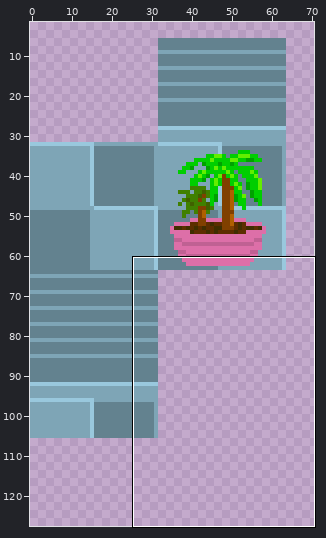
Sprite sheet -- c/img/chipset.png. The first picture is a wide view before the edit; the outline marks the close-up.
Close-up. The starting point:
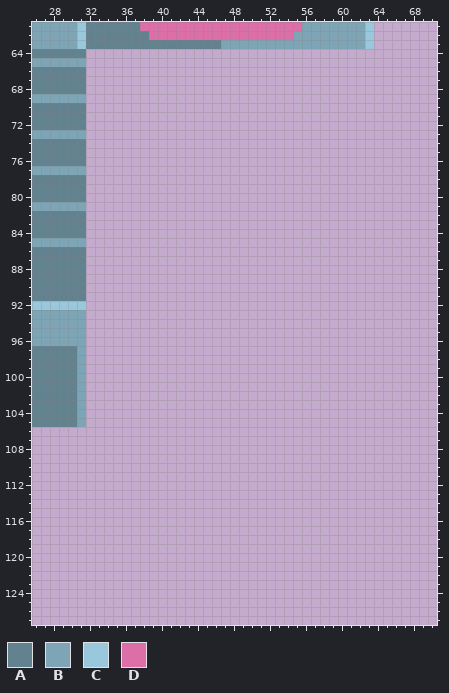
The file is 128x128 pixels. Shown: x 26..70, y 61..127. The wide view leaves out empty margins.
Palette (. is transparent): A #63828f  B #7ea5b6  C #99c8dd  D #dd6fa8
Pixels before (only the part around the change), first column x 26:
 61 BBBBBCAAAAAADDDDDDDDDDDDDDDDDDBBBBBBBC.......
 62 BBBBBCAAAAAAADDDDDDDDDDDDDDDDBBBBBBBBC.......
 63 BBBBBCAAAAAAAAAAAAAAABBBBBBBBBBBBBBBBC.......
 64 AAAAAA.......................................
 65 BBBBBB.......................................
 66 AAAAAA.......................................
 67 AAAAAA.......................................
 68 AAAAAA.......................................
 69 BBBBBB.......................................
 70 AAAAAA.......................................
 71 AAAAAA.......................................
 72 AAAAAA.......................................
 73 BBBBBB.......................................
 74 AAAAAA.......................................
 75 AAAAAA.......................................
 76 AAAAAA.......................................
 77 BBBBBB.......................................
 78 AAAAAA.......................................
 79 AAAAAA.......................................
 80 AAAAAA.......................................
 81 BBBBBB.......................................
 82 AAAAAA.......................................
 83 AAAAAA.......................................
 84 AAAAAA.......................................
 85 BBBBBB.......................................
 86 AAAAAA.......................................
 87 AAAAAA.......................................
 88 AAAAAA.......................................
 89 AAAAAA.......................................
 90 AAAAAA.......................................
 91 AAAAAA.......................................
 92 CCCCCC.......................................
 93 BBBBBB.......................................
 94 BBBBBB.......................................
 95 BBBBBB.......................................
 96 BBBBBB.......................................
 97 AAAAAB.......................................
 98 AAAAAB.......................................
 99 AAAAAB.......................................
100 AAAAAB.......................................
101 AAAAAB.......................................
102 AAAAAB.......................................
103 AAAAAB.......................................
104 AAAAAB.......................................
105 AAAAAB.......................................
106 .............................................
107 .............................................
108 .............................................
109 .............................................
110 .............................................
111 .............................................
112 .............................................
113 .............................................
114 .............................................
115 .............................................
116 .............................................
117 .............................................
118 .............................................
119 .............................................
120 .............................................
121 .............................................
122 .............................................
123 .............................................
124 .............................................
125 .............................................
126 .............................................
127 .............................................
Now the later version:
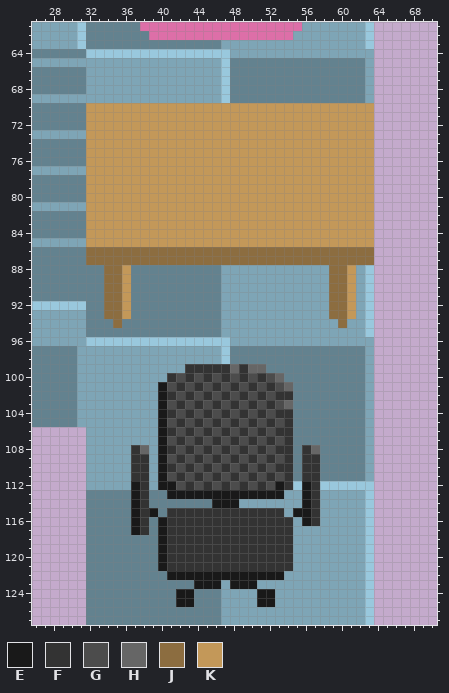
Colours new in this view: E #191919  F #333333  G #4c4c4c  H #666666  J #8c6d40  K #c39859
From old to new:
Changed rows in their new state; - is an unchanged pixel.
first column x 32:
 64 CCCCCCCCCCCCCCCCBBBBBBBBBBBBBBBB
 65 BBBBBBBBBBBBBBBCAAAAAAAAAAAAAAAB
 66 BBBBBBBBBBBBBBBCAAAAAAAAAAAAAAAB
 67 BBBBBBBBBBBBBBBCAAAAAAAAAAAAAAAB
 68 BBBBBBBBBBBBBBBCAAAAAAAAAAAAAAAB
 69 BBBBBBBBBBBBBBBCAAAAAAAAAAAAAAAB
 70 KKKKKKKKKKKKKKKKKKKKKKKKKKKKKKKK
 71 KKKKKKKKKKKKKKKKKKKKKKKKKKKKKKKK
 72 KKKKKKKKKKKKKKKKKKKKKKKKKKKKKKKK
 73 KKKKKKKKKKKKKKKKKKKKKKKKKKKKKKKK
 74 KKKKKKKKKKKKKKKKKKKKKKKKKKKKKKKK
 75 KKKKKKKKKKKKKKKKKKKKKKKKKKKKKKKK
 76 KKKKKKKKKKKKKKKKKKKKKKKKKKKKKKKK
 77 KKKKKKKKKKKKKKKKKKKKKKKKKKKKKKKK
 78 KKKKKKKKKKKKKKKKKKKKKKKKKKKKKKKK
 79 KKKKKKKKKKKKKKKKKKKKKKKKKKKKKKKK
 80 KKKKKKKKKKKKKKKKKKKKKKKKKKKKKKKK
 81 KKKKKKKKKKKKKKKKKKKKKKKKKKKKKKKK
 82 KKKKKKKKKKKKKKKKKKKKKKKKKKKKKKKK
 83 KKKKKKKKKKKKKKKKKKKKKKKKKKKKKKKK
 84 KKKKKKKKKKKKKKKKKKKKKKKKKKKKKKKK
 85 KKKKKKKKKKKKKKKKKKKKKKKKKKKKKKKK
 86 JJJJJJJJJJJJJJJJJJJJJJJJJJJJJJJJ
 87 JJJJJJJJJJJJJJJJJJJJJJJJJJJJJJJJ
 88 AAJJKAAAAAAAAAABBBBBBBBBBBBJJKBC
 89 AAJJKAAAAAAAAAABBBBBBBBBBBBJJKBC
 90 AAJJKAAAAAAAAAABBBBBBBBBBBBJJKBC
 91 AAJJKAAAAAAAAAABBBBBBBBBBBBJJKBC
 92 AAJJKAAAAAAAAAABBBBBBBBBBBBJJKBC
 93 AAJJKAAAAAAAAAABBBBBBBBBBBBJJKBC
 94 AAAJAAAAAAAAAAABBBBBBBBBBBBBJBBC
 95 AAAAAAAAAAAAAAABBBBBBBBBBBBBBBBC
 96 CCCCCCCCCCCCCCCCBBBBBBBBBBBBBBBB
 97 BBBBBBBBBBBBBBBCAAAAAAAAAAAAAAAB
 98 BBBBBBBBBBBBBBBCAAAAAAAAAAAAAAAB
 99 BBBBBBBBBBBFFFFFHFHHAAAAAAAAAAAB
100 BBBBBBBBBFGFGFGFGFGFGHAAAAAAAAAB
101 BBBBBBBBEGFGFGFGFGFGFGHAAAAAAAAB
102 BBBBBBBBEFGFGFGFGFGFGFFAAAAAAAAB
103 BBBBBBBBEGFGFGFGFGFGFGHAAAAAAAAB
104 BBBBBBBBEFGFGFGFGFGFGFFAAAAAAAAB
105 BBBBBBBBEGFGFGFGFGFGFGFAAAAAAAAB
106 BBBBBBBBEFGFGFGFGFGFGFFAAAAAAAAB
107 BBBBBBBBEGFGFGFGFGFGFGFAAAAAAAAB
108 BBBBBFHBEFGFGFGFGFGFGFFAFHAAAAAB
109 BBBBBFFBEGFGFGFGFGFGFGFAFFAAAAAB
110 BBBBBFFBEFGFGFGFGFGFGFFAFFAAAAAB
111 BBBBBFFBEGFGFGFGFGFGFGFAFFAAAAAB
112 BBBBBEFBEEGFGFGFGFGFGEFCEFCCCCCC
113 AAAAAEFAAEEEEEEEEEEEEEBBEFBBBBBC
114 AAAAAEFAAAAAAAEEEBBBBBBBEFBBBBBC
115 AAAAAEFEAFFFFFFFFFFFFFBEEFBBBBBC
116 AAAAAEFAEFFFFFFFFFFFFFFBEFBBBBBC
117 AAAAAEFAEFFFFFFFFFFFFFFBBBBBBBBC
118 AAAAAAAAEFFFFFFFFFFFFFFBBBBBBBBC
119 AAAAAAAAEFFFFFFFFFFFFFFBBBBBBBBC
120 AAAAAAAAEFFFFFFFFFFFFFFBBBBBBBBC
121 AAAAAAAAEFFFFFFFFFFFFFFBBBBBBBBC
122 AAAAAAAAAEEEEEEEEEEEEEBBBBBBBBBC
123 AAAAAAAAAAAAEEEBEEEBBBBBBBBBBBBC
124 AAAAAAAAAAEEAAABBBBEEBBBBBBBBBBC
125 AAAAAAAAAAEEAAABBBBEEBBBBBBBBBBC
126 AAAAAAAAAAAAAAABBBBBBBBBBBBBBBBC
127 AAAAAAAAAAAAAAABBBBBBBBBBBBBBBBC
Boxes around the changes in both close-ups, in picture pixels (x1, y1, x2, y2):
added: (86, 49, 374, 625)
